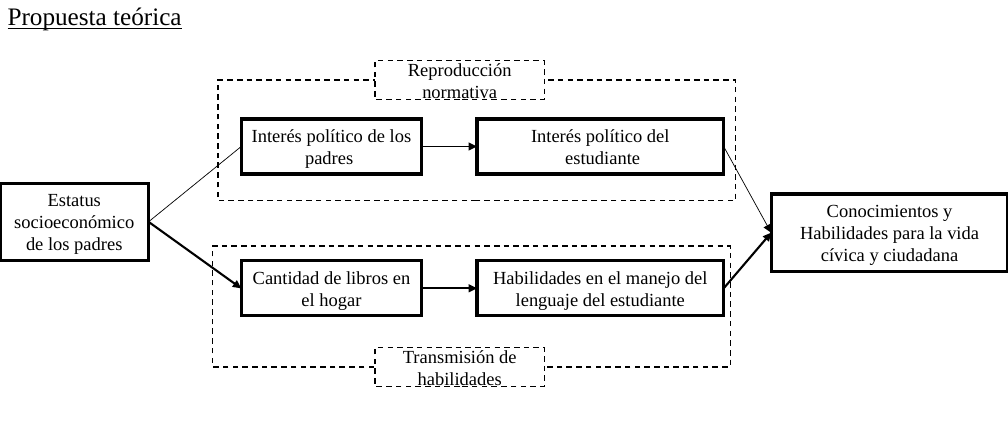
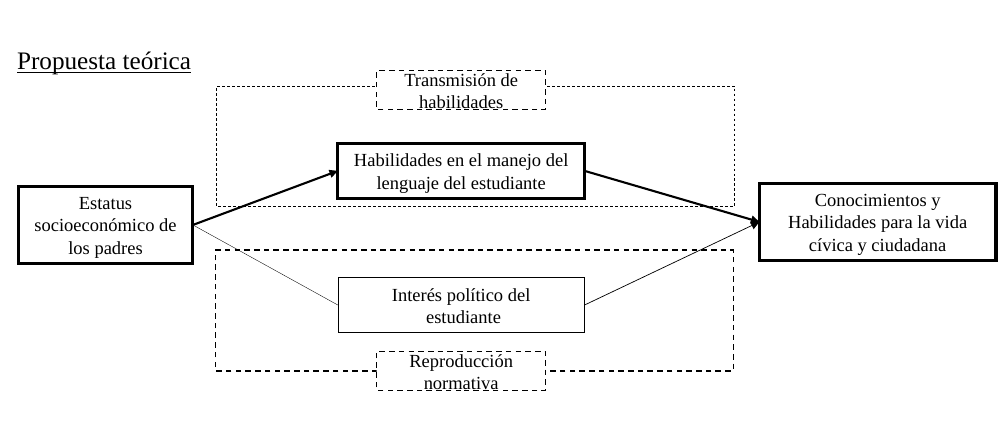
Before and after one commit to franciscomeneses/Seminario, a slide deck: slide 1 of input/images/app_mod.pptx. Drawn at 1008x436 pixels with LibreOffice and Linux fonts; fonts in the diff are those of the drawing. Boxes give left, top, right and bottom in pixels: in the first picture for what was removed or moved away, otherwise in the second. Text is boxed around its words. In the diff, an @@ line names an element or a change of style, - is before the commit and + after.

```diff
--- a/input/images/app_mod.pptx
+++ b/input/images/app_mod.pptx
@@ text "Propuesta teórica": place and size @@
-text "Propuesta teórica" at [8, 7, 181, 31]
+text "Propuesta teórica" at [17, 51, 191, 75]
@@ rectangle: place and size @@
-rectangle at [218, 80, 736, 201]
+rectangle at [217, 86, 735, 207]
@@ rectangle at [217, 86, 735, 207]: outline #000000 1 pt dashed to #000000 0.5 pt dashed @@
@@ rectangle "Transmisión de habilidades": place and size @@
-rectangle "Transmisión de habilidades" at [375, 348, 544, 387]
+rectangle "Transmisión de habilidades" at [377, 71, 546, 110]
@@ rectangle removed at [241, 119, 421, 174] @@
-Interés político de los padres
@@ rectangle "Habilidades en el manejo del ...": place and size @@
-rectangle "Habilidades en el manejo del ..." at [477, 261, 724, 317]
+rectangle "Habilidades en el manejo del ..." at [338, 143, 585, 199]
@@ arrow removed from (421, 147) to (477, 147) @@
@@ arrow moved from (421, 288) - (477, 288) to (193, 225) - (338, 171) @@
@@ arrow moved from (724, 288) - (771, 233) to (585, 171) - (759, 222) @@
@@ rectangle "Estatus socioeconómico de los padres": place and size @@
-rectangle "Estatus socioeconómico de los padres" at [0, 183, 148, 261]
+rectangle "Estatus socioeconómico de los padres" at [18, 186, 193, 264]
@@ rectangle "Conocimientos y Habilidades para la ...": place and size @@
-rectangle "Conocimientos y Habilidades para la ..." at [771, 195, 1008, 272]
+rectangle "Conocimientos y Habilidades para la ..." at [759, 183, 996, 261]
@@ arrow removed from (148, 222) to (241, 288) @@
@@ line moved from (148, 222) - (241, 147) to (193, 225) - (338, 305) @@
@@ line (193, 225) - (338, 305): stroke #000000 0.5 pt to #000000 0.25 pt @@
@@ arrow moved from (724, 147) - (771, 233) to (585, 305) - (759, 222) @@
@@ rectangle: place and size @@
-rectangle at [213, 246, 731, 367]
+rectangle at [216, 250, 734, 371]
@@ rectangle removed at [241, 261, 421, 317] @@
-Cantidad de libros en el hogar
@@ rectangle "Interés político del": place and size @@
-rectangle "Interés político del" at [477, 119, 724, 174]
+rectangle "Interés político del" at [338, 278, 585, 334]
@@ rectangle "Interés político del" at [338, 278, 585, 334]: outline #000000 2.25 pt to #000000 0.25 pt @@
@@ rectangle "Reproducción normativa": place and size @@
-rectangle "Reproducción normativa" at [375, 60, 544, 100]
+rectangle "Reproducción normativa" at [377, 352, 546, 391]
```
Also in this commit, not shown: 29 other files.
